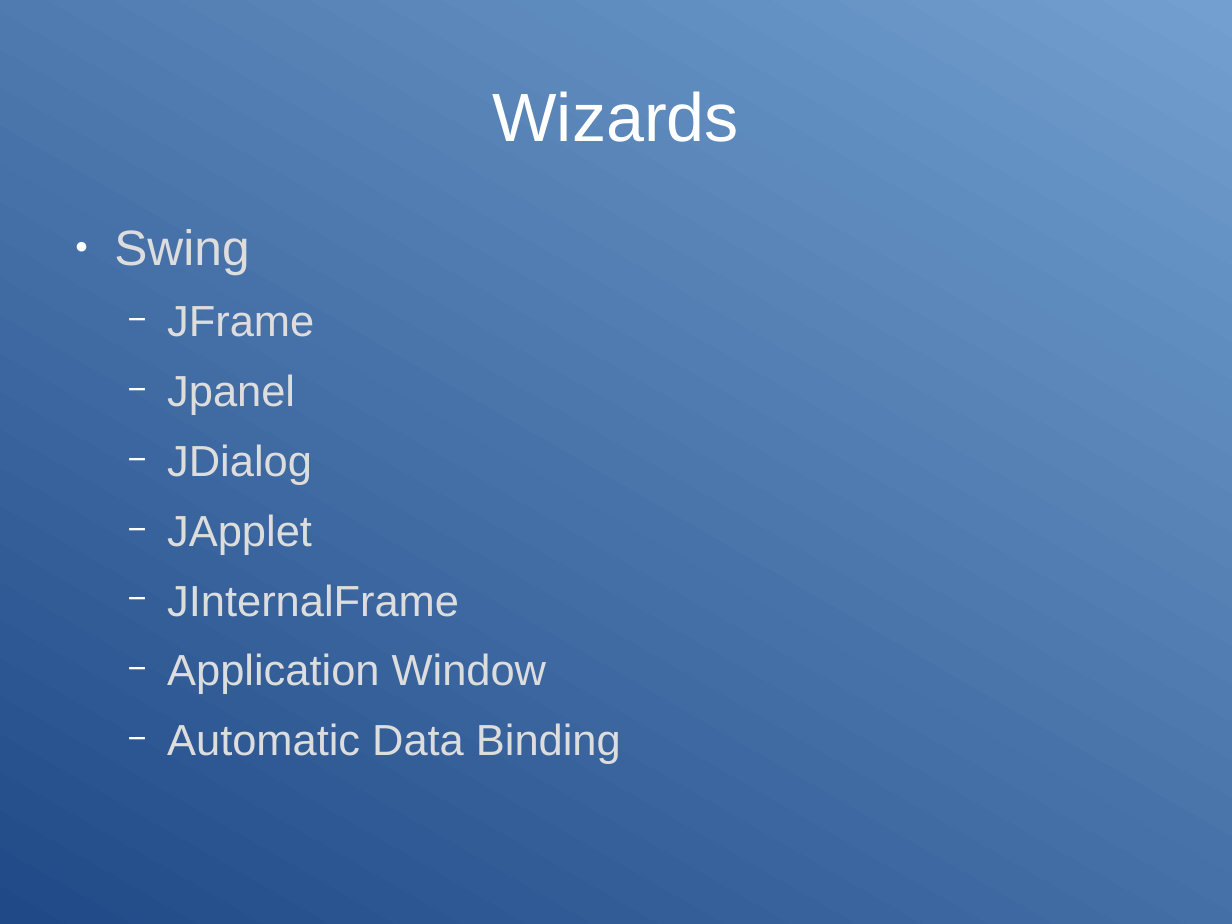
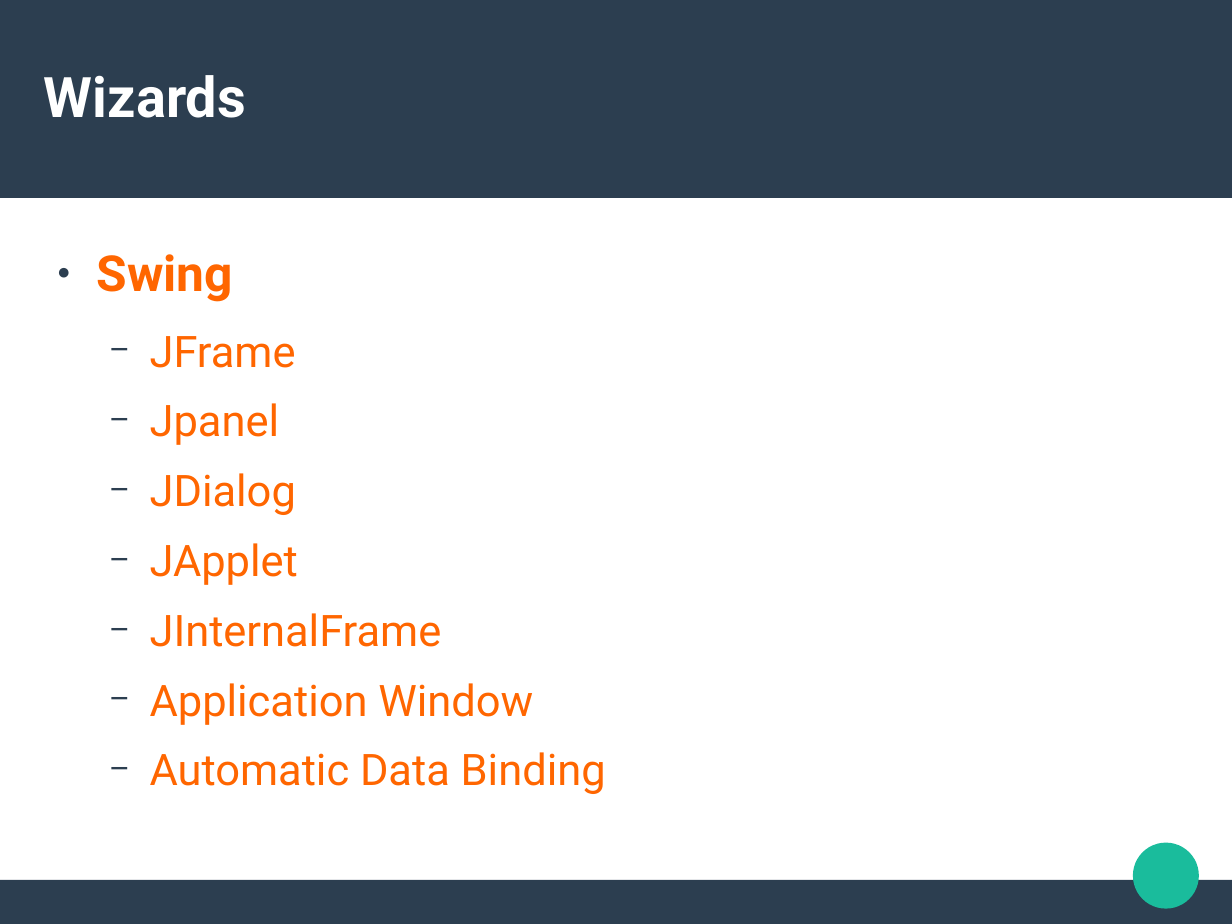
Before and after one commit to alu0100881677/PAI-WindowBuilder, a slide deck: slide 8 of Presentacion.odp (slide 7 before the commit). Drawn at 1232x924 pixels with LibreOffice and Linux fonts; fonts in the diff are those of the drawing. Boxes give left, top, right and bottom in pixels: in the first picture for what was removed or moved away, otherwise in the second. Text is boxed around its words. In the diff, an @@ line names an element or a change of style, - is before the commit and + after.

```diff
--- a/Presentacion.odp
+++ b/Presentacion.odp
@@ background gradient #204A87 to #729FCF to #FFFFFF @@
@@ rectangle added at (0, 0, 1232, 198), fill #2C3E50 @@
@@ title "Wizards": place and size @@
-title "Wizards" at (493, 91, 740, 142)
+title "Wizards" at (44, 75, 246, 118)
@@ title "Wizards" at (44, 75, 246, 118): size 44 to 36 pt, font Arial to Roboto, bold on; alignment centre to left @@
@@ text "Swing": place and size @@
-text "Swing" at (114, 229, 621, 764)
+text "Swing" at (97, 254, 606, 794)
@@ text "Swing" at (97, 254, 606, 794): font Arial to Roboto, text colour #DDDDDD to #FF6600; bold on in "Swing"; bullet colour #FFFFFF to #2C3E50 @@
@@ ellipse added at (1134, 843, 1200, 909), fill #1ABC9C @@
@@ rectangle added at (0, 880, 1232, 923), fill #2C3E50 @@
```
Also in this commit, not shown: 5 other slides changed, 4 slides added, 1 slide removed, 1 other file.
